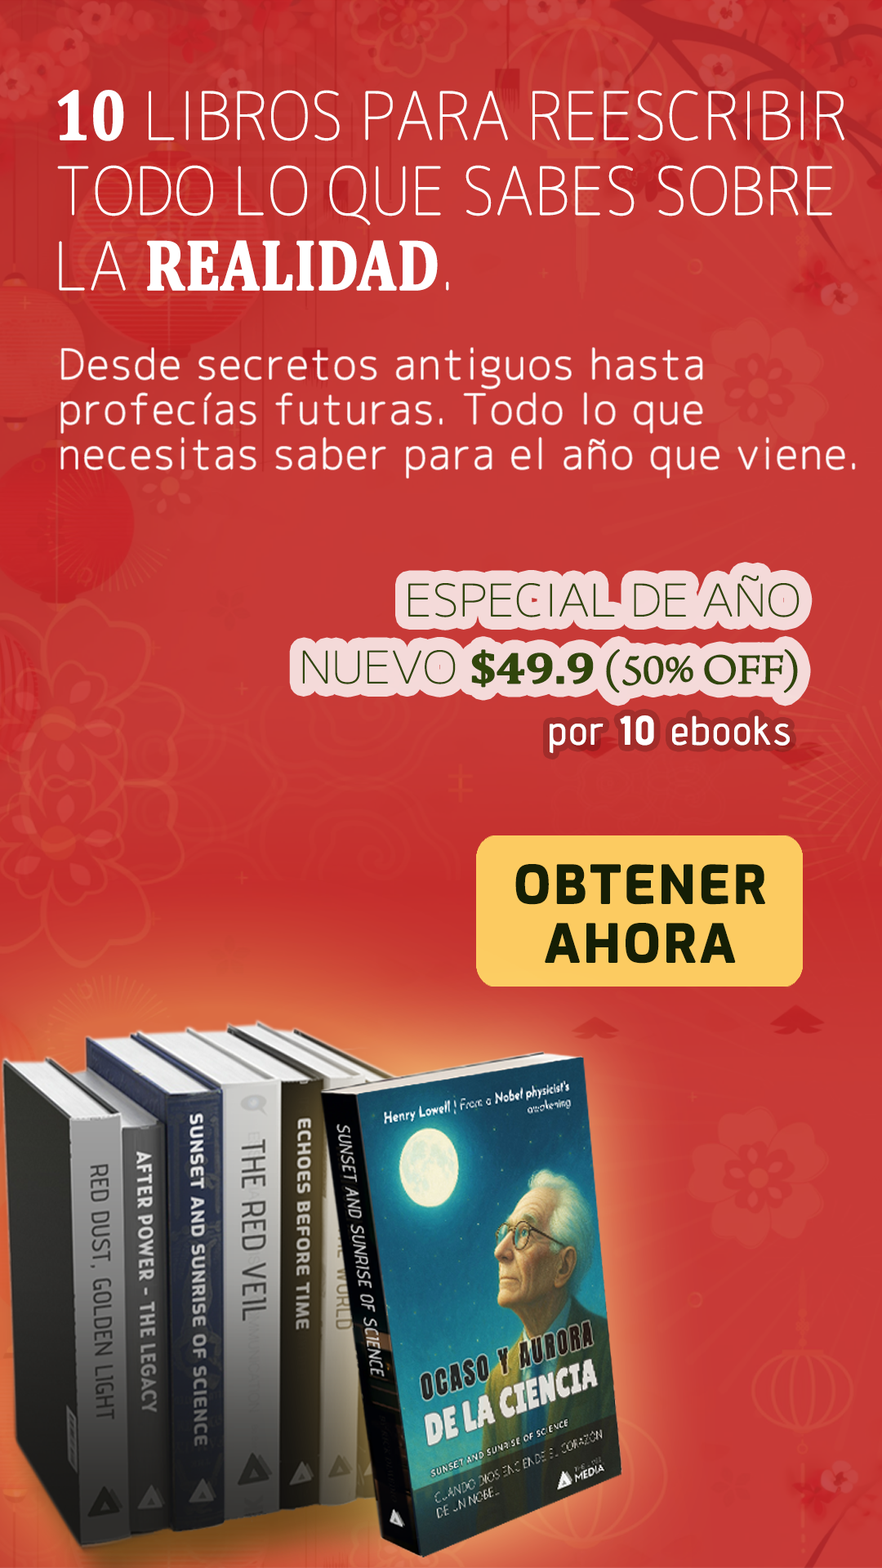
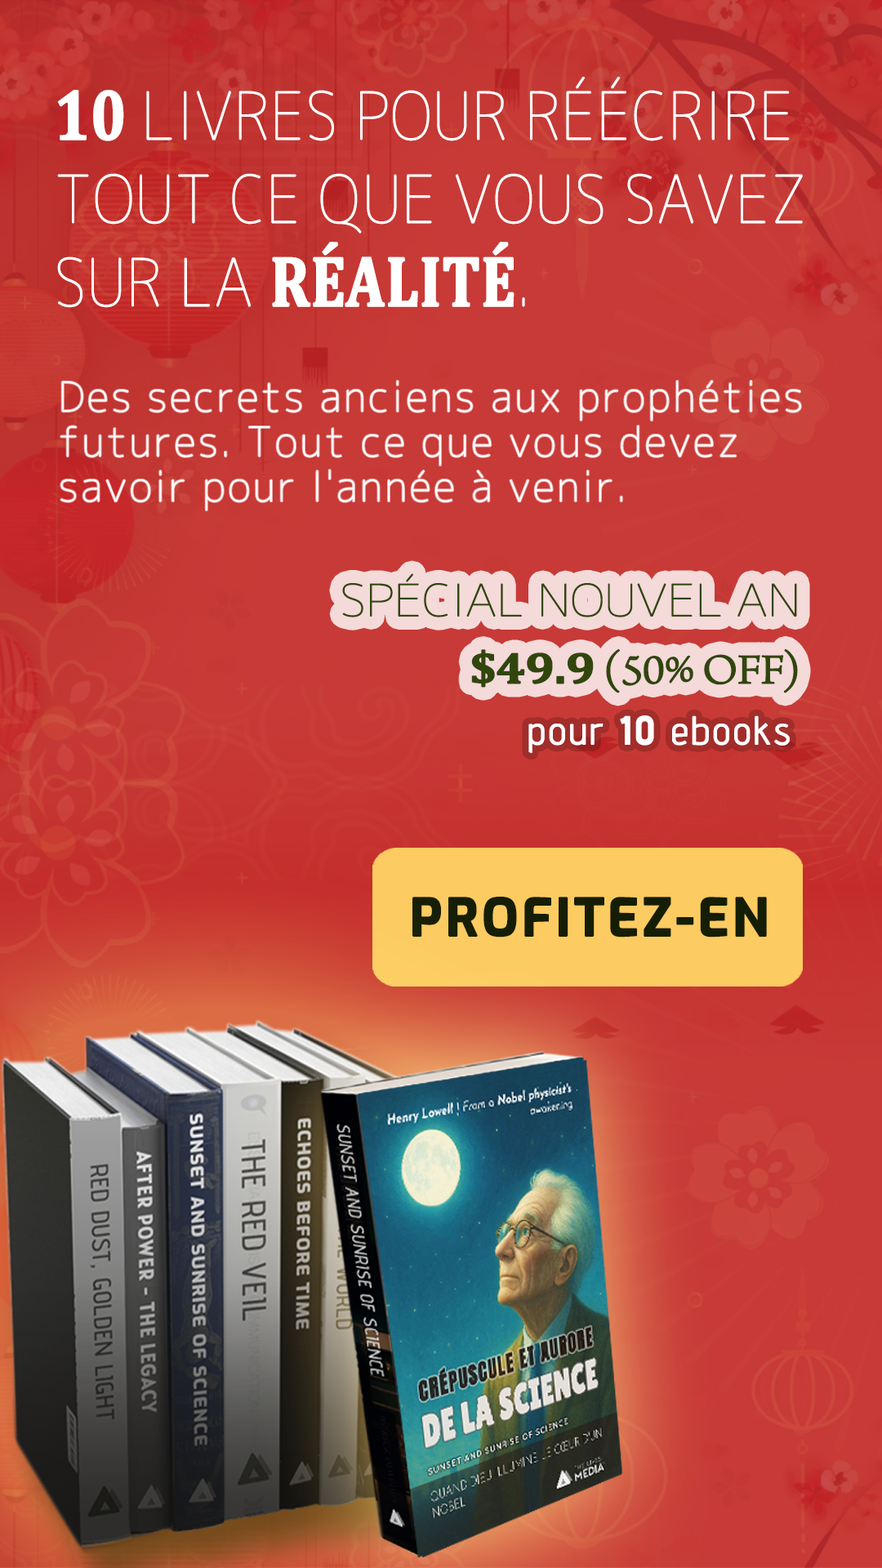
Two versions of the same layered image (882x1568). Layer-by-layer changes:
renamed "10 LIBROS PARA REESCRIBIR TODO LO QUE SABES SOBRE LA REALIDAD." to "10 LIVRES POUR RÉÉCRIRE TOUT CE QUE VOUS SAVEZ SUR LA RÉALITÉ.", painted on it over [57, 76, 845, 308]
painted on "Ancient history, secret politics, and the" over [60, 347, 856, 512]
painted on "ONLY $49.90" over [302, 573, 800, 685]
painted on "For 10 ebooks" over [528, 723, 587, 754]
added layer "Layer 11" above "Layer 10" over [363, 1060, 624, 1558]
renamed "OBTENER AHORA" to "PROFITEZ-EN", painted on it over [412, 864, 767, 964]
painted on "button_bg copy 2" over [372, 835, 803, 987]